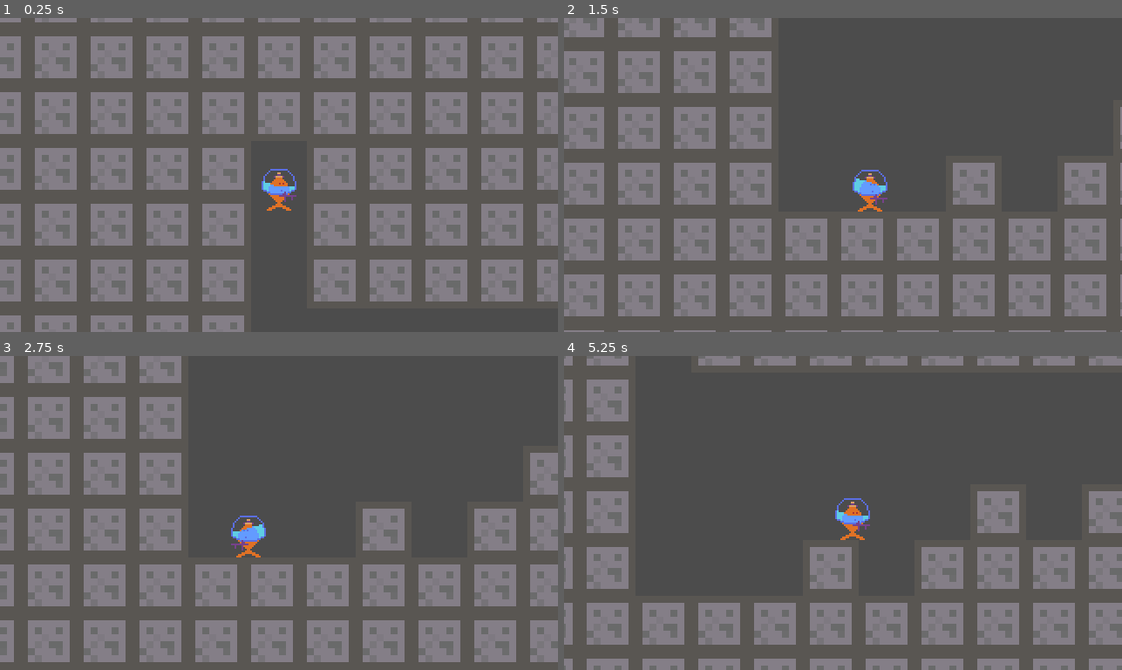
Above: before the commit, frames 1-4 (two rows, left to right).
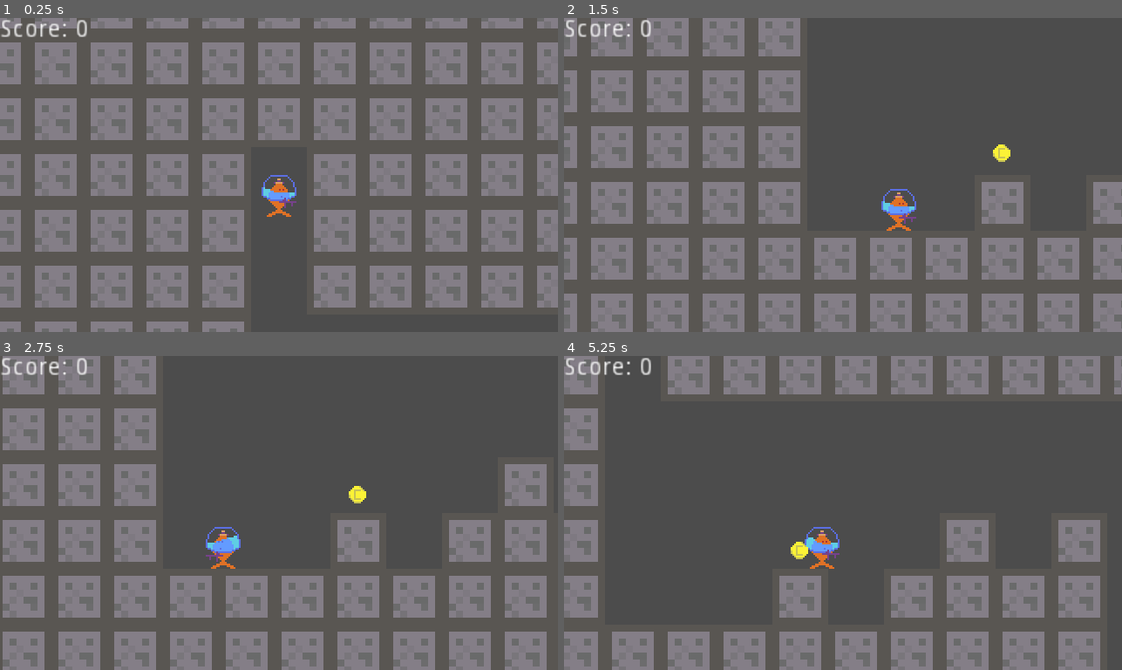
Above: after the commit, the same moments.

Repository: NicholasSurmava/flashbang-fish-dungeon
Game: Godot game, scene res://src/Levels/Level1/Level1.tscn
Two runs of this game, one before a commit and one after it. Both use one fixed random seed, a clock stepped at 60 frames per second and the inputs below.
Inputs:
- Up to frame 1 (0.25 s): no input
- Up to frame 2 (1.5 s): hold Right (ui_right) from 0.53 s (still down); tap Z (jump) at 0.77 s
- Up to frame 3 (2.75 s): tap Z (jump) at 1.52 s; release Right (ui_right) at 2.03 s; hold Left (ui_left) from 2.03 s (still down)
- Up to frame 4 (5.25 s): release Left (ui_left) at 2.78 s; hold Right (ui_right) 2.78-4.28 s; tap Z (jump) at 3.02, 3.77, 4.52 s; hold Left (ui_left) 4.28-5.03 s; hold Right (ui_right) from 5.03 s (still down)

The runs differ from the first frame. In frame 1, 29% of the frame differs, in the area x 0-100%, y 0-100%; in frame 2, 43%; in frame 3, 40%; in frame 4, 37%.

Commit message:
added coin logic, score summary, ui for score

Diff:
--- /dev/null
+++ b/game/src/Core/Loot/Coin.gd
@@ -0,0 +1,8 @@
+extends Area2D
+
+func _on_Coin_body_shape_entered(body_id: int, body: Node, body_shape: int, local_shape: int) -> void:
+	if body.name == "Player":
+		print("COIN!")
+		Global.score += 5
+		Global.coins_found += 1
+		self.queue_free()
--- /dev/null
+++ b/game/src/Core/Loot/Coin.tscn
@@ -0,0 +1,42 @@
+[gd_scene load_steps=16 format=2]
+
+[ext_resource path="res://assets/coin/coin12.png" type="Texture" id=1]
+[ext_resource path="res://assets/coin/coin2.png" type="Texture" id=2]
+[ext_resource path="res://assets/coin/coin1.png" type="Texture" id=3]
+[ext_resource path="res://assets/coin/coin8.png" type="Texture" id=4]
+[ext_resource path="res://assets/coin/coin10.png" type="Texture" id=5]
+[ext_resource path="res://assets/coin/coin9.png" type="Texture" id=6]
+[ext_resource path="res://assets/coin/coin3.png" type="Texture" id=7]
+[ext_resource path="res://assets/coin/coin5.png" type="Texture" id=8]
+[ext_resource path="res://assets/coin/coin11.png" type="Texture" id=9]
+[ext_resource path="res://assets/coin/coin4.png" type="Texture" id=10]
+[ext_resource path="res://assets/coin/coin6.png" type="Texture" id=11]
+[ext_resource path="res://assets/coin/coin7.png" type="Texture" id=12]
+[ext_resource path="res://src/Core/Loot/Coin.gd" type="Script" id=13]
+
+[sub_resource type="SpriteFrames" id=1]
+animations = [ {
+"frames": [ ExtResource( 3 ), ExtResource( 2 ), ExtResource( 7 ), ExtResource( 10 ), ExtResource( 8 ), ExtResource( 11 ), ExtResource( 12 ), ExtResource( 4 ), ExtResource( 6 ), ExtResource( 5 ), ExtResource( 9 ), ExtResource( 1 ) ],
+"loop": true,
+"name": "idle",
+"speed": 5.0
+} ]
+
+[sub_resource type="CircleShape2D" id=2]
+radius = 4.65428
+
+[node name="Coin" type="Area2D" groups=[
+"coins",
+]]
+script = ExtResource( 13 )
+
+[node name="AnimatedSprite" type="AnimatedSprite" parent="."]
+frames = SubResource( 1 )
+animation = "idle"
+frame = 11
+playing = true
+
+[node name="CollisionShape2D" type="CollisionShape2D" parent="."]
+shape = SubResource( 2 )
+
+[connection signal="body_shape_entered" from="." to="." method="_on_Coin_body_shape_entered"]
--- a/game/src/Core/Player/Player.tscn
+++ b/game/src/Core/Player/Player.tscn
@@ -34,7 +34,7 @@
 [node name="AnimatedSprite" type="AnimatedSprite" parent="."]
 frames = SubResource( 1 )
 animation = "idle"
-frame = 1
+frame = 2
 playing = true
 
 [node name="CollisionShape2D" type="CollisionShape2D" parent="."]
@@ -43,4 +43,5 @@
 
 [node name="Camera2D" type="Camera2D" parent="."]
 current = true
-smoothing_enabled = true
+drag_margin_h_enabled = true
+drag_margin_v_enabled = true
--- /dev/null
+++ b/game/src/Core/Score_Summary/Score_Summary.gd
@@ -0,0 +1,5 @@
+extends Control
+
+func _ready() -> void:
+	$Score.text = "Score: " + str(Global.score)
+	$CoinsFound.text = str(Global.coins_found) + "/" + str(Global.total_coins) + " coins found!"
--- a/game/src/Core/Score_Summary/Score_Summary.tscn
+++ b/game/src/Core/Score_Summary/Score_Summary.tscn
@@ -1,15 +1,38 @@
-[gd_scene format=2]
+[gd_scene load_steps=2 format=2]
+
+[ext_resource path="res://src/Core/Score_Summary/Score_Summary.gd" type="Script" id=1]
 
 [node name="Control" type="Control"]
 anchor_right = 1.0
 anchor_bottom = 1.0
+script = ExtResource( 1 )
 __meta__ = {
 "_edit_use_anchors_": false
 }
 
 [node name="Label" type="Label" parent="."]
 margin_left = 136.0
+margin_top = 48.0
+margin_right = 189.0
+margin_bottom = 62.0
+text = "you win!"
+
+[node name="Score" type="Label" parent="."]
+margin_left = 128.0
 margin_top = 72.0
-margin_right = 176.0
+margin_right = 181.0
 margin_bottom = 86.0
-text = "you win!"
+text = "Score: "
+__meta__ = {
+"_edit_use_anchors_": false
+}
+
+[node name="CoinsFound" type="Label" parent="."]
+margin_left = 128.0
+margin_top = 96.0
+margin_right = 181.0
+margin_bottom = 110.0
+text = "0/10 Coins found"
+__meta__ = {
+"_edit_use_anchors_": false
+}
--- /dev/null
+++ b/game/src/Core/UI/UI.gd
@@ -0,0 +1,4 @@
+extends CanvasLayer
+
+func _process(delta: float) -> void:
+	$Control/Score.text = "Score: " + str(Global.score)
--- /dev/null
+++ b/game/src/Core/UI/UI.tscn
@@ -0,0 +1,21 @@
+[gd_scene load_steps=2 format=2]
+
+[ext_resource path="res://src/Core/UI/UI.gd" type="Script" id=1]
+
+[node name="UI" type="CanvasLayer"]
+script = ExtResource( 1 )
+
+[node name="Control" type="Control" parent="."]
+anchor_right = 1.0
+anchor_bottom = 1.0
+__meta__ = {
+"_edit_use_anchors_": false
+}
+
+[node name="Score" type="Label" parent="Control"]
+margin_right = 40.0
+margin_bottom = 14.0
+text = "Score: 0"
+__meta__ = {
+"_edit_use_anchors_": false
+}
--- a/game/src/Global.gd
+++ b/game/src/Global.gd
@@ -3,6 +3,12 @@
 var enable_movement = true
 var door_open = false
 var switch1 = false
+var score = 0
+var coins_found = 0
+var total_coins = 0
+
+func _ready():
+	total_coins = get_tree().get_nodes_in_group("coins").size()
 
 func _process(delta: float) -> void:
 	if switch1 == true:
--- a/game/src/Levels/Level1/Level1.tscn
+++ b/game/src/Levels/Level1/Level1.tscn
@@ -6,6 +6,8 @@
 [ext_resource path="res://src/Core/Goal/Goal.tscn" type="PackedScene" id=4]
 [ext_resource path="res://assets/wall.png" type="Texture" id=5]
 [ext_resource path="res://src/Levels/Level1/Level1.gd" type="Script" id=6]
+[ext_resource path="res://src/Core/Loot/Coin.tscn" type="PackedScene" id=7]
+[ext_resource path="res://src/Core/UI/UI.tscn" type="PackedScene" id=8]
 
 [sub_resource type="ConvexPolygonShape2D" id=1]
 points = PoolVector2Array( 0, 0, 32, 0, 32, 32, 0, 32 )
@@ -33,7 +35,7 @@
 } ]
 0/z_index = 0
 
-[node name="Node2D" type="Node"]
+[node name="Level1" type="Node"]
 script = ExtResource( 6 )
 
 [node name="TileMap" type="TileMap" parent="."]
@@ -54,3 +56,11 @@
 
 [node name="Player" parent="." instance=ExtResource( 3 )]
 position = Vector2( 48, -48 )
+
+[node name="Coin" parent="." instance=ExtResource( 7 )]
+position = Vector2( 462.97, 146.301 )
+
+[node name="Coin2" parent="." instance=ExtResource( 7 )]
+position = Vector2( 143.63, 117.116 )
+
+[node name="UI" parent="." instance=ExtResource( 8 )]
Not shown: 1 places in game/src/Levels/Level1/Level1.tscn that only renumber resources
